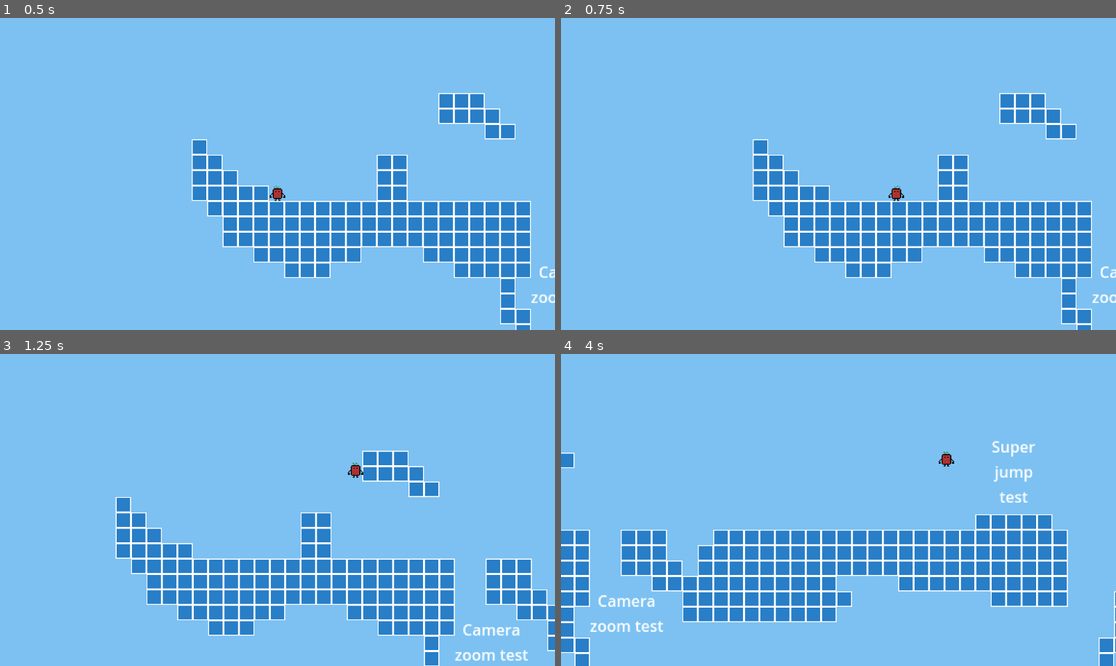
Above: before the commit, frames 1-4 (two rows, left to right).
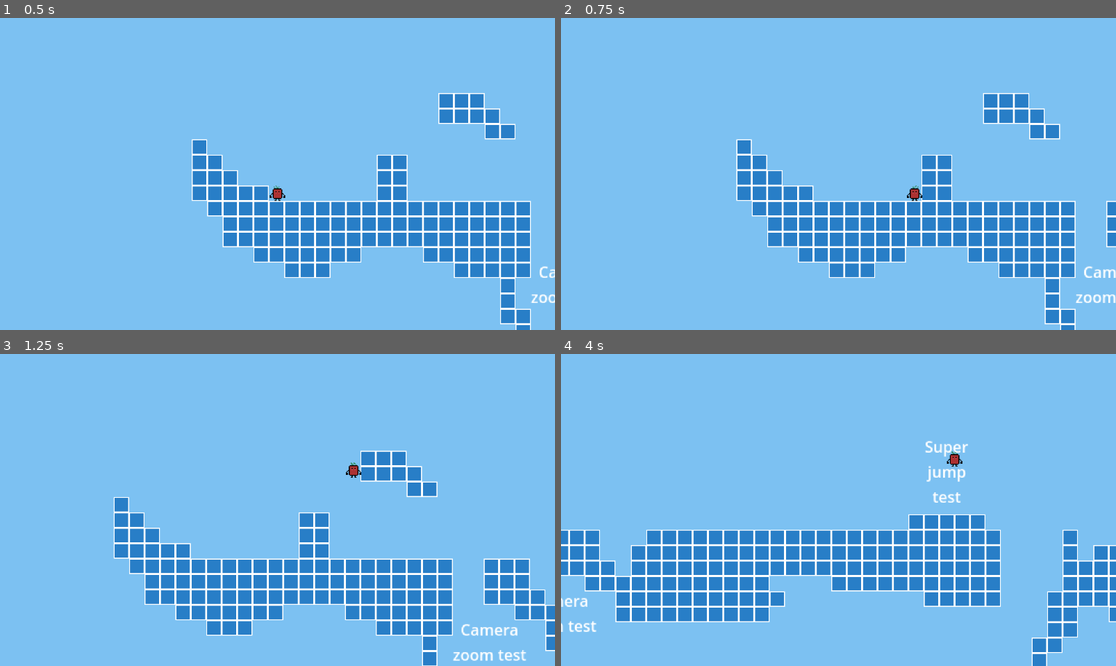
Above: after the commit, the same moments.

Repository: filipizydorczyk/godot-tests
Game: Godot game, scene res://Tests/MovementTest.tscn
Two runs of this game, one before a commit and one after it. Both use one fixed random seed, a clock stepped at 60 frames per second and the inputs below.
Inputs:
- Up to frame 1 (0.5 s): no input
- Up to frame 2 (0.75 s): tap Enter at 0.5 s; hold D (game_action_right) from 0.53 s (still down); tap E (game_action_super_movement, bound only after the commit) at 0.6 s
- Up to frame 3 (1.25 s): keep holding D (game_action_right); tap Up (game_action_up) at 0.77 s
- Up to frame 4 (4 s): tap E (game_action_super_movement, bound only after the commit) every 0.75 s from 1.35 to 3.6 s; tap Up (game_action_up) at 1.52, 3.02, 3.77 s; release D (game_action_right) at 2.03 s; hold Left (game_action_left) 2.03-2.78 s; hold D (game_action_right) from 2.78 s (still down)

Frame 1 is identical in both runs. In frame 2, 8.4% of the frame differs, in the area x 31-100%, y 24-100%; in frame 3, 5.2%; in frame 4, 19%, in the area x 0-100%, y 27-100%.

Commit message:
dev: added dahs

Diff:
--- a/Scripts/Player.gd
+++ b/Scripts/Player.gd
@@ -10,6 +10,8 @@
 var jumps = 2
 
 func _physics_process(delta):
+	var direction = Input.get_axis("game_action_left", "game_action_right")
+	var movement_velocity = direction * SPEED
 
 	if not is_on_floor():
 		velocity.y += gravity * delta
@@ -20,10 +22,12 @@
 		velocity.y = JUMP_VELOCITY
 		jumps -= 1
 
-	var direction = Input.get_axis("game_action_left", "game_action_right")
+	if Input.is_action_just_pressed("game_action_super_movement"):
+		var dash_direction = 1 if direction == 0 else direction
+		velocity.x = dash_direction * (SPEED * 8)
 
-	if direction:
-		velocity.x = direction * SPEED
+	if direction and abs(velocity.x) <= abs(movement_velocity):
+		velocity.x = movement_velocity
 		animation.flip_h = direction > 0;
 	else:
 		velocity.x = move_toward(velocity.x, 0, SPEED)
--- a/project.godot
+++ b/project.godot
@@ -42,6 +42,11 @@
 , Object(InputEventKey,"resource_local_to_scene":false,"resource_name":"","device":-1,"window_id":0,"alt_pressed":false,"shift_pressed":false,"ctrl_pressed":false,"meta_pressed":false,"pressed":false,"keycode":0,"physical_keycode":32,"key_label":0,"unicode":32,"echo":false,"script":null)
 ]
 }
+game_action_super_movement={
+"deadzone": 0.5,
+"events": [Object(InputEventKey,"resource_local_to_scene":false,"resource_name":"","device":-1,"window_id":0,"alt_pressed":false,"shift_pressed":false,"ctrl_pressed":false,"meta_pressed":false,"pressed":false,"keycode":0,"physical_keycode":69,"key_label":0,"unicode":69,"echo":false,"script":null)
+]
+}
 
 [rendering]
 
